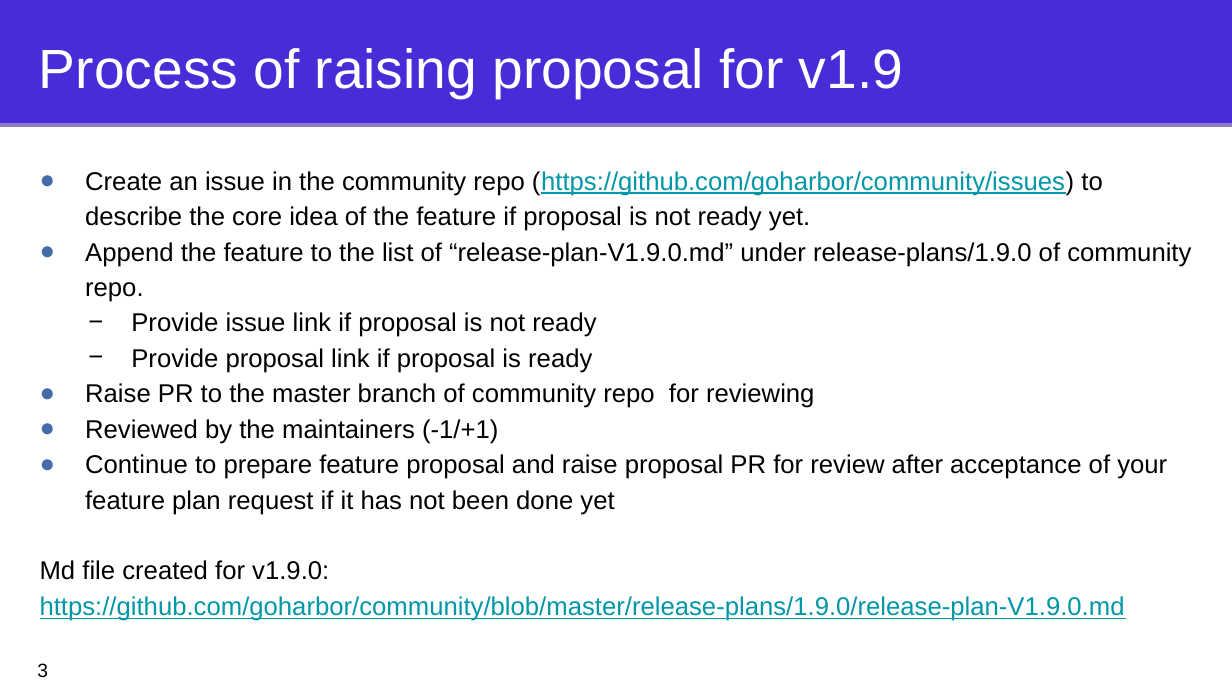
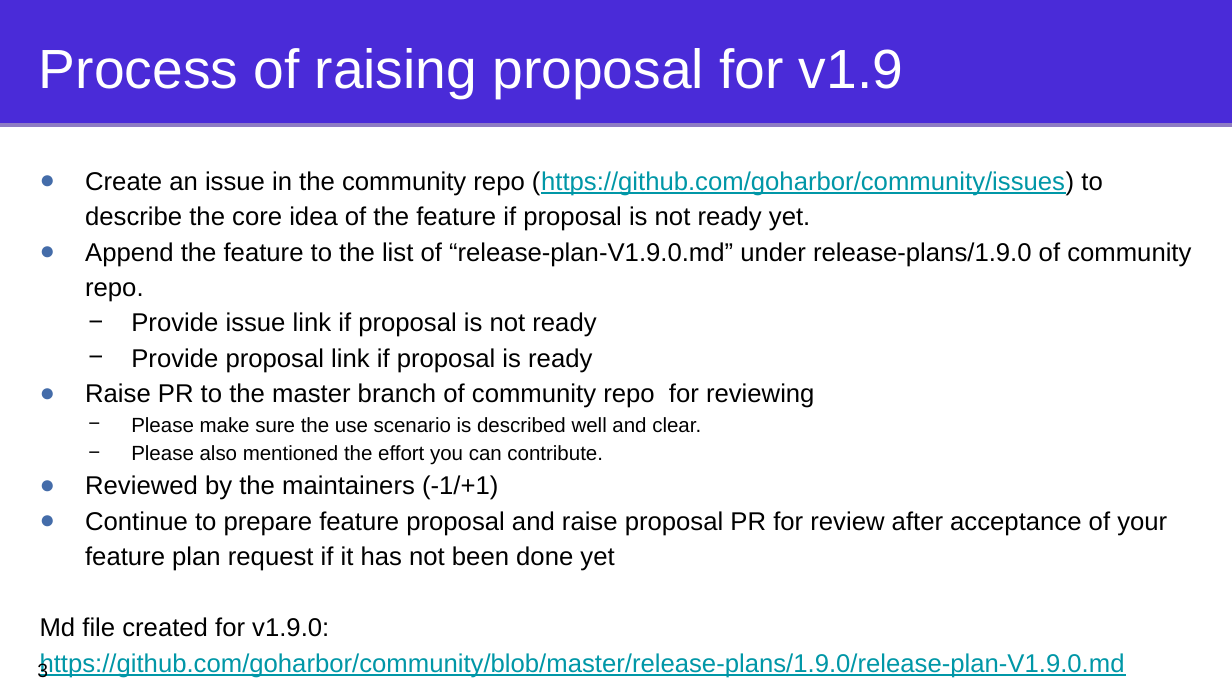
Before and after one commit to goharbor/community, a slide deck: slide 3 of conf-calls/2019-03-27/community_call_2019-03-27.pptx. Drawn at 1232x693 pixels with LibreOffice and Linux fonts; fonts in the diff are those of the drawing. Boxes give left, top, right and bottom in pixels: in the first picture for what was removed or moved away, otherwise in the second. Text is boxed around its words. In the diff, an @@ line names an element or a change of style, - is before the commit and + after.

```diff
--- a/conf-calls/2019-03-27/community_call_2019-03-27.pptx
+++ b/conf-calls/2019-03-27/community_call_2019-03-27.pptx
@@ text at (x1=131, y1=417, x2=701, y2=465): paragraphs added @@
+  − Please make sure the use scenario is described well and clear.
+  − Please also mentioned the effort you can contribute.
```
Also in this commit, not shown: 2 other slides changed.
